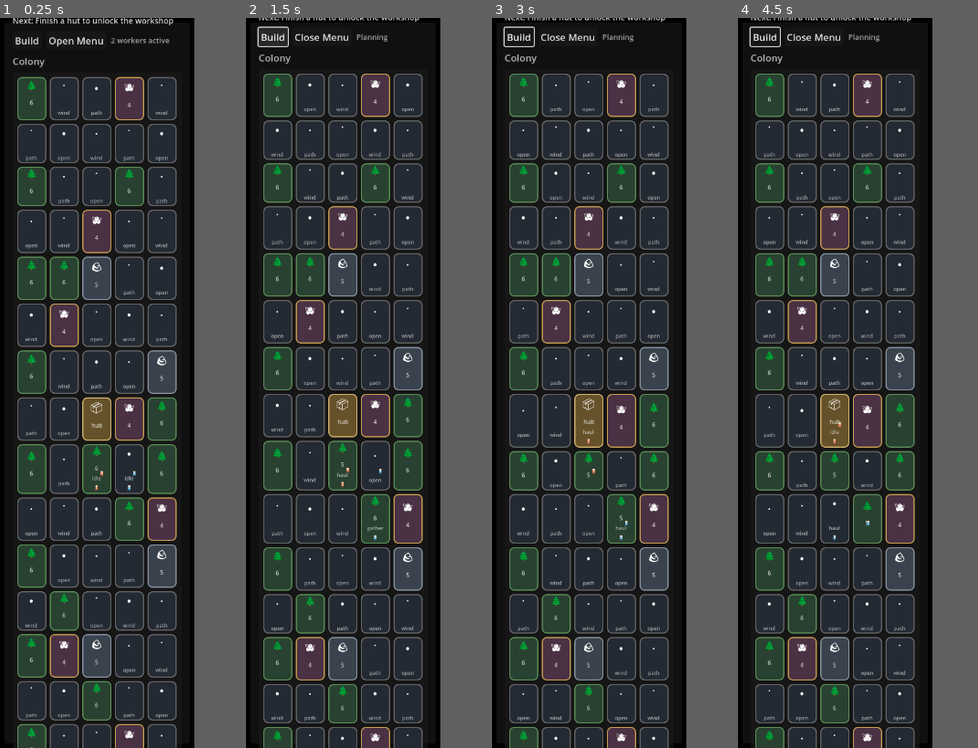
Above: before the commit, frames 1-4 (left to right).
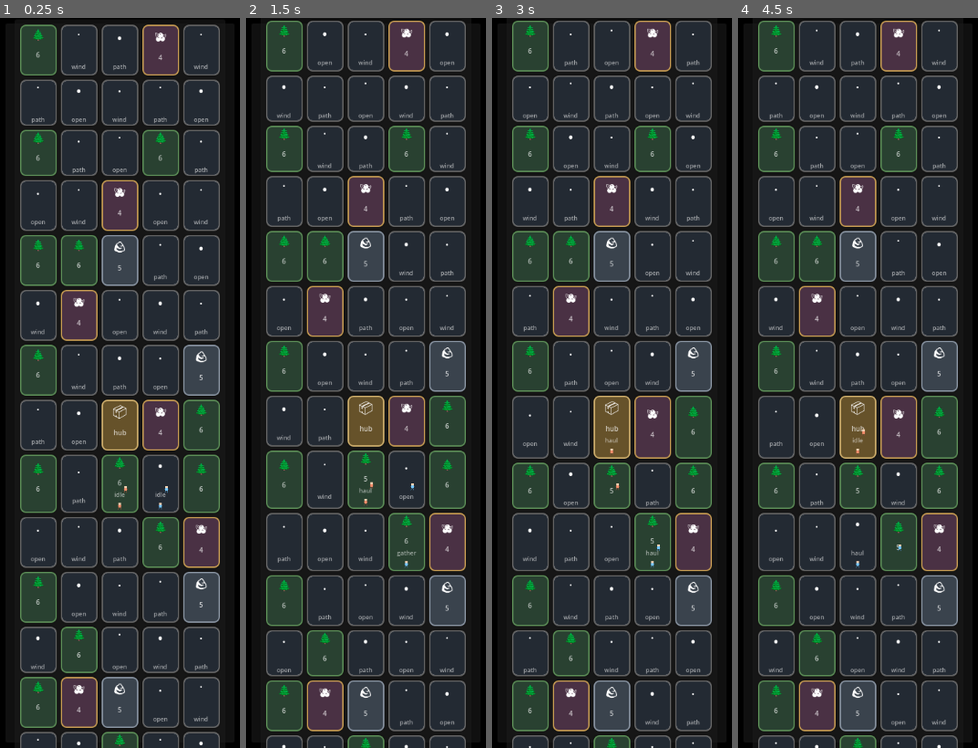
Above: after the commit, the same moments.

Repository: misospace/windowstead
Game: Godot game, scene res://scenes/main.tscn
The game is run twice, just before and just after one commit, with the same random seed, the same clock (stepped at 60 frames per second) and the same inputs.
Inputs (mouse positions are in pixels of both pictures, inside the frame that each line leads up to):
- Up to frame 1 (0.25 s): no input
- Up to frame 2 (1.5 s): click (272, 39) at 0.5 s, where only the run before the commit has a clickable "Build"; click (272, 39) at 1.25 s, where only the run before the commit has a clickable "Build"
- Up to frame 3 (3 s): click (518, 39) at 2 s, where only the run before the commit has a clickable "Build"; move the mouse to (631, 346) at 2.77 s; click (631, 346) at 2.92 s
- Up to frame 4 (4.5 s): tap Enter at 3.5 s; move the mouse to (795, 419) at 3.52 s; click (795, 419) at 3.67 s; move the mouse to (855, 222) at 4.27 s; click (855, 222) at 4.42 s
In our replay, the window is 213x800 before the commit and 263x800 after it. These sizes can differ from the game's own. Grey fills any space a smaller window leaves; there, only what the larger window draws over its background counts as a difference.

The runs differ from the first frame. In frame 1, 58% of the frame differs, in the area x 5-100%, y 0-100%; in frame 2, 58%; in frame 3, 59%; in frame 4, 59%, in the area x 4-100%, y 0-100%.

Commit message:
windowstead #39: derive dock size from tile geometry

Diff:
--- a/scripts/main.gd
+++ b/scripts/main.gd
@@ -6,10 +6,13 @@
 const BOTTOM_GRID_H := 5
 const SIDE_STOCKPILE_POS := Vector2i(2, 7)
 const BOTTOM_STOCKPILE_POS := Vector2i(11, 2)
-const SIDE_DOCK_WIDTH_RATIO := 0.15
-const SIDE_DOCK_HEIGHT_RATIO := 0.88
-const BOTTOM_DOCK_WIDTH_RATIO := 0.72
-const BOTTOM_DOCK_HEIGHT_RATIO := 0.14
+const TILE_GAP := 6
+const TILE_SIZE_BUMP := 1.15
+const BOTTOM_TILE_BASE_PX := 40.0
+const VERTICAL_TILE_BASE_PX := 48.0
+const WORLD_PANEL_PADDING := Vector2i(16, 16)
+const BOTTOM_DOCK_PADDING := Vector2i(48, 110)
+const VERTICAL_DOCK_PADDING := Vector2i(60, 120)
 const WORKER_NAMES := ["Jun", "Mara"]
 const BASE_TICK_SECONDS := 0.9
 const EVENT_INTERVAL_TICKS := 66
@@ -150,29 +153,30 @@
 	var usable_rect := DisplayServer.screen_get_usable_rect(screen)
 	var dock_anchor := String(settings.get("dock_anchor", "bottom"))
 	apply_anchor_geometry(dock_anchor)
+	update_tile_metrics(dock_anchor)
 	apply_anchor_layout(dock_anchor)
-	var dock_size := dock_size_for_anchor(usable_rect.size, dock_anchor)
-	update_tile_metrics(dock_size, dock_anchor)
-	DisplayServer.window_set_min_size(min_size_for_anchor(dock_anchor))
+	var dock_size := dock_size_for_anchor(dock_anchor)
+	DisplayServer.window_set_min_size(dock_size)
 	DisplayServer.window_set_size(dock_size)
 	DisplayServer.window_set_position(dock_position_for_anchor(usable_rect, dock_size, dock_anchor))
 
-func update_tile_metrics(dock_size: Vector2i, dock_anchor: String) -> void:
-	var gap := 6
-	if dock_anchor == "bottom":
-		var available_width := dock_size.x - 48
-		var available_height := dock_size.y - 110
-		var tile_px: int = min(int((available_width - gap * (grid_w - 1)) / grid_w), int((available_height - gap * (grid_h - 1)) / grid_h))
-		tile_px = clampi(tile_px, 40, 80)
-		var zoom := settings.get('zoom_factor', 1.0)
-		tile_size = Vector2i(int(tile_px * zoom), int(tile_px * zoom))
-	else:
-		var available_width := dock_size.x - 60
-		var available_height := dock_size.y - 120
-		var tile_px: int = min(int((available_width - gap * (grid_w - 1)) / grid_w), int((available_height - gap * (grid_h - 1)) / grid_h))
-		tile_px = clampi(tile_px, 48, 84)
-		var zoom := settings.get('zoom_factor', 1.0)
-		tile_size = Vector2i(int(tile_px * zoom), int(tile_px * zoom))
+func update_tile_metrics(dock_anchor: String) -> void:
+	var tile_px: int = tile_px_for_anchor(dock_anchor)
+	tile_size = Vector2i(tile_px, tile_px)
+
+func tile_px_for_anchor(dock_anchor: String) -> int:
+	var base_tile_px: float = BOTTOM_TILE_BASE_PX if dock_anchor == "bottom" else VERTICAL_TILE_BASE_PX
+	var zoom: float = float(settings.get("zoom_factor", 1.0))
+	return maxi(1, int(round(base_tile_px * TILE_SIZE_BUMP * zoom)))
+
+func world_pixel_size() -> Vector2i:
+	return Vector2i(
+		grid_w * tile_size.x + (grid_w - 1) * TILE_GAP,
+		grid_h * tile_size.y + (grid_h - 1) * TILE_GAP
+	)
+
+func dock_padding_for_anchor(dock_anchor: String) -> Vector2i:
+	return BOTTOM_DOCK_PADDING if dock_anchor == "bottom" else VERTICAL_DOCK_PADDING
 
 func apply_anchor_geometry(dock_anchor: String) -> void:
 	if dock_anchor == "bottom":
@@ -189,12 +193,13 @@
 		stockpile_pos = SIDE_STOCKPILE_POS
 func apply_anchor_layout(dock_anchor: String) -> void:
 	var is_bottom := anchor_family == "bottom"
+	var world_size: Vector2i = world_pixel_size()
 	root_box.vertical = true
 	left_column.size_flags_horizontal = 3
 	left_column.size_flags_vertical = 3
-	world_panel.custom_minimum_size = Vector2(0, 0)
+	world_panel.custom_minimum_size = Vector2(world_size.x + WORLD_PANEL_PADDING.x, world_size.y + WORLD_PANEL_PADDING.y)
 	sidebar_scroll.custom_minimum_size = Vector2(240, 200) if is_bottom else Vector2(220, 300)
-	world_grid.custom_minimum_size = Vector2(0, 220) if is_bottom else Vector2(0, 900)
+	world_grid.custom_minimum_size = Vector2(world_size.x, world_size.y)
 	if world_grid:
 		world_grid.columns = grid_w
 	# HUD label tuning for bottom mode (issue #21)
@@ -214,21 +219,8 @@
 		sidebar_scroll.position.x = max(16.0, backdrop_size.x - popup_size.x - 16)
 	sidebar_scroll.size = popup_size
 
-func dock_size_for_anchor(screen_size: Vector2i, dock_anchor: String) -> Vector2i:
-	if dock_anchor == "bottom":
-		return Vector2i(
-			max(1200, int(screen_size.x * BOTTOM_DOCK_WIDTH_RATIO)),
-			max(280, int(screen_size.y * BOTTOM_DOCK_HEIGHT_RATIO))
-		)
-	return Vector2i(
-		max(340, int(screen_size.x * SIDE_DOCK_WIDTH_RATIO)),
-		max(900, int(screen_size.y * SIDE_DOCK_HEIGHT_RATIO))
-	)
-
-func min_size_for_anchor(dock_anchor: String) -> Vector2i:
-	if dock_anchor == "bottom":
-		return Vector2i(1100, 260)
-	return Vector2i(320, 820)
+func dock_size_for_anchor(dock_anchor: String) -> Vector2i:
+	return world_pixel_size() + dock_padding_for_anchor(dock_anchor)
 
 func dock_position_for_anchor(usable_rect: Rect2i, dock_size: Vector2i, dock_anchor: String) -> Vector2i:
 	if dock_anchor == "left":
